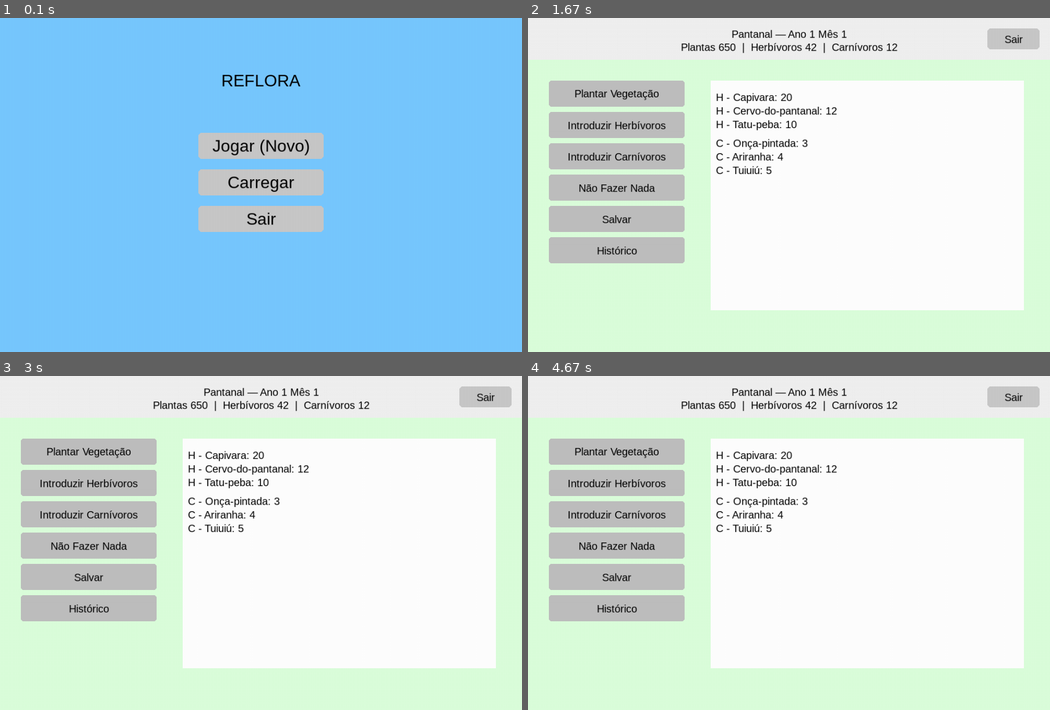
Above: before the commit, frames 1-4 (two rows, left to right).
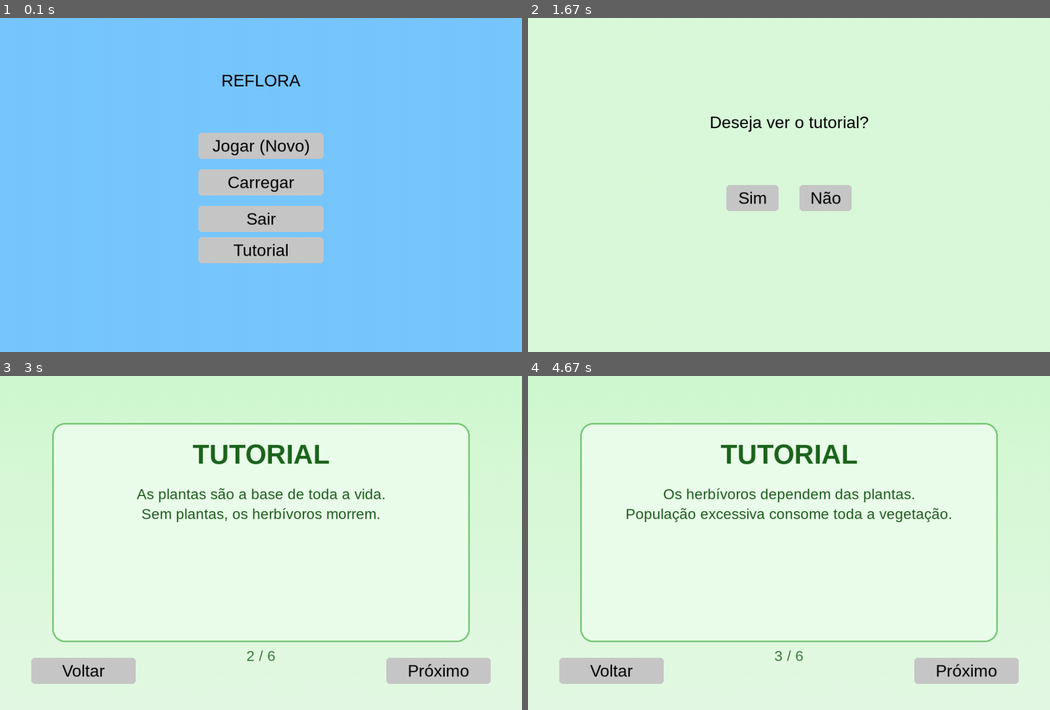
Above: after the commit, the same moments.

Repository: HederGabriel/Reflora
Game: pygame game, started from main.py
Same seed, same stepped clock (60 frames per second), same inputs: the game is played once before the commit and once after it.
Inputs (mouse positions are in pixels of both pictures, inside the frame that each line leads up to):
- Up to frame 1 (0.1 s): no input
- Up to frame 2 (1.67 s): press the mouse at (789, 181) at 0.37 s; move the mouse to (705, 221) at 0.47 s; release the mouse at (627, 261) at 0.6 s; press the mouse at (893, 265) at 0.7 s; move the mouse to (752, 185) at 0.8 s; release the mouse at (611, 104) at 0.93 s; press the mouse at (846, 188) at 1.03 s; move the mouse to (919, 248) at 1.13 s; release the mouse at (987, 311) at 1.27 s; press the mouse at (747, 291) at 1.37 s; move the mouse to (710, 291) at 1.47 s; release the mouse at (674, 291) at 1.6 s
- Up to frame 3 (3 s): press the mouse at (224, 556) at 1.7 s; move the mouse to (146, 543) at 1.8 s; release the mouse at (67, 532) at 1.93 s; press the mouse at (438, 659) at 2.03 s; move the mouse to (422, 659) at 2.13 s; release the mouse at (407, 663) at 2.27 s; click (83, 659) at 2.38 s, where only the run after the commit has a clickable "Voltar"; press the mouse at (438, 659) at 2.7 s; move the mouse to (281, 653) at 2.8 s; release the mouse at (125, 646) at 2.93 s
- Up to frame 4 (4.67 s): press the mouse at (966, 659) at 3.03 s; move the mouse to (783, 659) at 3.13 s; release the mouse at (606, 659) at 3.27 s; press the mouse at (966, 659) at 3.37 s; move the mouse to (825, 609) at 3.47 s; release the mouse at (679, 556) at 3.6 s; press the mouse at (611, 659) at 3.7 s; move the mouse to (616, 556) at 3.8 s; release the mouse at (627, 449) at 3.93 s; press the mouse at (966, 659) at 4.03 s; move the mouse to (898, 546) at 4.13 s; release the mouse at (825, 436) at 4.27 s; press the mouse at (611, 659) at 4.37 s; move the mouse to (616, 596) at 4.47 s; release the mouse at (621, 536) at 4.6 s

The runs differ from the first frame. In frame 1, 1.9% of the frame differs, in the area x 38-62%, y 65-74%; in frame 2, 55%, in the area x 4-98%, y 3-88%; in frame 3, 39%; in frame 4, 39%.

Commit message:
Tutorial Completo

Diff:
--- a/main.py
+++ b/main.py
@@ -24,6 +24,7 @@
 # ------------------------------------------------------
 estado = "menu"
 estado_salvamento = None
+estado_tutorial_origem = None
 bioma_selecionado = None
 buttons_saves = []
 alerta_saves = False
@@ -49,6 +50,22 @@
     FONT,
     callback=lambda: mudar_estado("menu")
 )
+
+# -----------------------
+# Tutorial
+# -----------------------
+tutorial_ativo = False
+tutorial_pagina = 0
+
+tutorial_textos = [
+    ["Bem-vindo ao REFLORA.", "Seu objetivo é manter o ecossistema em equilíbrio."],
+    ["As plantas são a base de toda a vida.", "Sem plantas, os herbívoros morrem."],
+    ["Os herbívoros dependem das plantas.", "População excessiva consome toda a vegetação."],
+    ["Carnívoros controlam os herbívoros.", "Sem predadores, ocorre desequilíbrio."],
+    ["Em cada turno você pode:", "• Plantar vegetação", "• Introduzir animais", "• Ou não fazer nada"],
+    ["Mantenha plantas, herbívoros e carnívoros vivos por 5 anos."]
+]
+tutorial_origem = "menu"
 
 # modal e slots
 modal_ativo = False
@@ -199,7 +216,8 @@
     mudar_estado("confirma_bioma")
 
 def confirmar_bioma_final():
-    global criando_novo_jogo, nome_save_atual
+    global criando_novo_jogo, nome_save_atual, tutorial_origem
+
     criando_novo_jogo = True
 
     # limpar save anterior
@@ -207,8 +225,12 @@
     nome_save_atual = None
 
     sistema.confirmar_bioma(sistema.escolher_bioma(bioma_selecionado))
-    mudar_estado("jogo")
-
+
+    # define origem do tutorial para voltar ao jogo depois
+    tutorial_origem = "novo_jogo"
+
+    # abre a pergunta do tutorial
+    perguntar_tutorial()
 
 def abrir_lista_saves():
     global estado, slots
@@ -434,6 +456,7 @@
     Button((SCREEN_W // 2 - 120, 220, 240, 50), "Jogar (Novo)", BIG, callback=lambda: mudar_estado("selec_bioma")),
     btn_carregar,
     Button((SCREEN_W // 2 - 120, 360, 240, 50), "Sair", BIG, callback=lambda: sys.exit()),
+    Button((SCREEN_W // 2 - 120, 420, 240, 50), "Tutorial", BIG, callback=lambda: abrir_tutorial_menu()),
 ]
 
 labels = ["Amazônia", "Cerrado", "Pantanal", "Caatinga"]
@@ -457,8 +480,111 @@
 )
 
 # ------------------------------------------------------
-# DESENHO DAS TELAS (originais e atualizadas)
-# ------------------------------------------------------
+# DESENHO DAS TELAS
+# ------------------------------------------------------
+
+def draw_tutorial():
+    # Fundo em degradê verde suave (padrão REFLORA)
+    for y in range(SCREEN_H):
+        cor = 210 + int(20 * (y / SCREEN_H))
+        pygame.draw.line(screen, (cor, 250, cor), (0, y), (SCREEN_W, y))
+
+    # Caixa central
+    caixa_rect = pygame.Rect(100, 90, SCREEN_W - 200, 420)
+    pygame.draw.rect(screen, (235, 255, 235), caixa_rect, border_radius=24)
+    pygame.draw.rect(screen, (120, 200, 120), caixa_rect, 3, border_radius=24)
+
+    # Título
+    font_titulo = pygame.font.SysFont("Arial", 52, bold=True)
+    titulo = font_titulo.render("TUTORIAL", True, (30, 100, 30))
+    screen.blit(titulo, (SCREEN_W // 2 - titulo.get_width() // 2, 120))
+
+    # Texto (lista de linhas)
+    font_texto = pygame.font.SysFont("Arial", 28)
+    linhas = tutorial_textos[tutorial_pagina]
+
+    y_text = 210
+    for linha in linhas:
+        txt = font_texto.render(linha, True, (30, 90, 30))
+        screen.blit(txt, (SCREEN_W // 2 - txt.get_width() // 2, y_text))
+        y_text += 38
+
+    # Indicador de página
+    info = font_texto.render(f"{tutorial_pagina + 1} / {len(tutorial_textos)}", True, (60, 120, 60))
+    screen.blit(info, (SCREEN_W // 2 - info.get_width() // 2, 520))
+
+    # Botões padrão do jogo
+    if tutorial_pagina > 0:
+        Button((60, 540, 200, 50), "Voltar", BIG, callback=voltar_tutorial).draw(screen)
+
+    Button((SCREEN_W - 260, 540, 200, 50), "Próximo", BIG, callback=proximo_tutorial).draw(screen)
+
+
+def proximo_tutorial():
+    global tutorial_pagina, tutorial_ativo
+
+    tutorial_pagina += 1
+
+    if tutorial_pagina >= len(tutorial_textos):
+        tutorial_ativo = False
+        tutorial_pagina = 0
+        sair_tutorial()
+
+def voltar_tutorial():
+    global tutorial_pagina
+    tutorial_pagina -= 1
+    if tutorial_pagina < 0:
+        tutorial_pagina = 0
+
+def perguntar_tutorial():
+    global estado, estado_tutorial_origem
+    estado_tutorial_origem = "novo_jogo"
+    mudar_estado("pergunta_tutorial")
+
+def pular_tutorial():
+    global estado_tutorial_origem
+    estado_tutorial_origem = None
+    mudar_estado("jogo")
+
+def iniciar_tutorial():
+    mudar_estado("tutorial")
+
+def draw_pergunta_tutorial():
+    screen.fill((220, 250, 220))
+    centered_text(screen, "Deseja ver o tutorial?", BIG, 200)
+
+    btn_sim.draw(screen)
+    btn_nao.draw(screen)
+
+btn_prox = Button(
+    (SCREEN_W - 260, 520, 200, 50),
+    "Próximo",
+    BIG,
+    callback=proximo_tutorial
+)
+
+btn_voltar = Button(
+    (60, 520, 200, 50),
+    "Voltar",
+    BIG,
+    callback=voltar_tutorial
+)
+
+def abrir_tutorial_menu():
+    global tutorial_origem
+    tutorial_origem = "menu"
+    mudar_estado("tutorial")
+
+def sair_tutorial():
+    global tutorial_origem
+
+    if tutorial_origem == "menu":
+        mudar_estado("menu")
+    else:
+        mudar_estado("jogo")
+
+btn_sim = Button((SCREEN_W//2 - 120, 320, 100, 50), "Sim", BIG, callback=iniciar_tutorial)
+btn_nao = Button((SCREEN_W//2 + 20, 320, 100, 50), "Não", BIG, callback=pular_tutorial)
 
 # ------------------------------------------------------
 # MODAL (confirmar exclusão)
@@ -833,8 +959,9 @@
 # ------------------------------------------------------
 # LOOP PRINCIPAL
 # ------------------------------------------------------
-scroll_historico = 0  # deslocamento vertical para histórico
+scroll_historico = 0
 running = True
+
 while running:
     for ev in pygame.event.get():
         if ev.type == pygame.QUIT:
@@ -850,18 +977,29 @@
                 input_nome_save += ev.unicode
             continue
 
-        # modal ativo
+        # MODAL ATIVO
         if modal_ativo:
             botoes_modal = draw_modal()
             for b in botoes_modal:
                 b.handle_event(ev)
             continue
 
-        # eventos por estado / tela
+        # EVENTOS POR ESTADO
         if ev.type in (pygame.MOUSEMOTION, pygame.MOUSEBUTTONDOWN, pygame.MOUSEWHEEL):
+
             if estado == "menu":
                 for b in buttons_menu:
                     b.handle_event(ev)
+
+            elif estado == "pergunta_tutorial":
+                btn_sim.handle_event(ev)
+                btn_nao.handle_event(ev)
+
+            elif estado == "tutorial":
+                if ev.type in (pygame.MOUSEMOTION, pygame.MOUSEBUTTONDOWN):
+                    btn_prox.handle_event(ev)
+                    if tutorial_pagina > 0:
+                        btn_voltar.handle_event(ev)
 
             elif estado == "selec_bioma":
                 for b in buttons_bioma:
@@ -925,9 +1063,7 @@
                                 button_voltar_saves.callback = lambda: mudar_estado("jogo")
                                 mudar_estado("historico")
 
-                            # -----------------------------------------
                             # VERIFICAR FIM DE JOGO
-                            # -----------------------------------------
                             status_fim = eco.verificar_fim_jogo()
                             if status_fim:
                                 if status_fim == "vitória":
@@ -950,25 +1086,19 @@
                     s.handle_event(ev)
                 btn_cancel_substituir.handle_event(ev)
 
+            elif estado in ("fim_vitoria", "fim_derrota"):
+                button_fim_menu.handle_event(ev)
+
             elif estado == "colapso":
-                # Nenhuma interação durante o colapso
                 pass
 
-            elif estado in ("fim_vitoria", "fim_derrota"):
-                # Ativa o botão "Voltar ao Menu"
-                button_fim_menu.handle_event(ev)
-
-    # ------------------------------------------------------
-    # CONTROLE DO TEMPO DE COLAPSO
-    # ------------------------------------------------------
+    # CONTROLE DO TEMPO DO COLAPSO
     if estado == "colapso" and colapso_inicio:
         if pygame.time.get_ticks() - colapso_inicio >= DURACAO_COLAPSO_MS:
             colapso_inicio = None
             mudar_estado("fim_derrota")
 
-    # ------------------------------------------------------
     # DESENHO DAS TELAS
-    # ------------------------------------------------------
     if digitando_nome_save:
         draw_input_save()
 
@@ -982,6 +1112,12 @@
     elif estado == "menu":
         draw_menu()
 
+    elif estado == "pergunta_tutorial":
+        draw_pergunta_tutorial()
+
+    elif estado == "tutorial":
+        draw_tutorial()
+
     elif estado == "selec_bioma":
         draw_selec_bioma()
 
Not shown, changed: .gitignore
